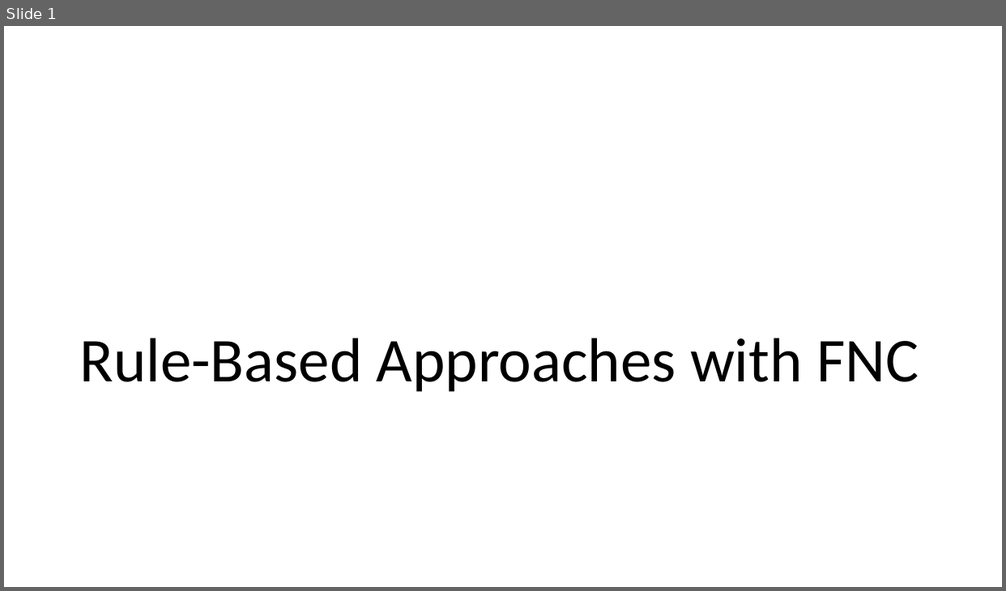
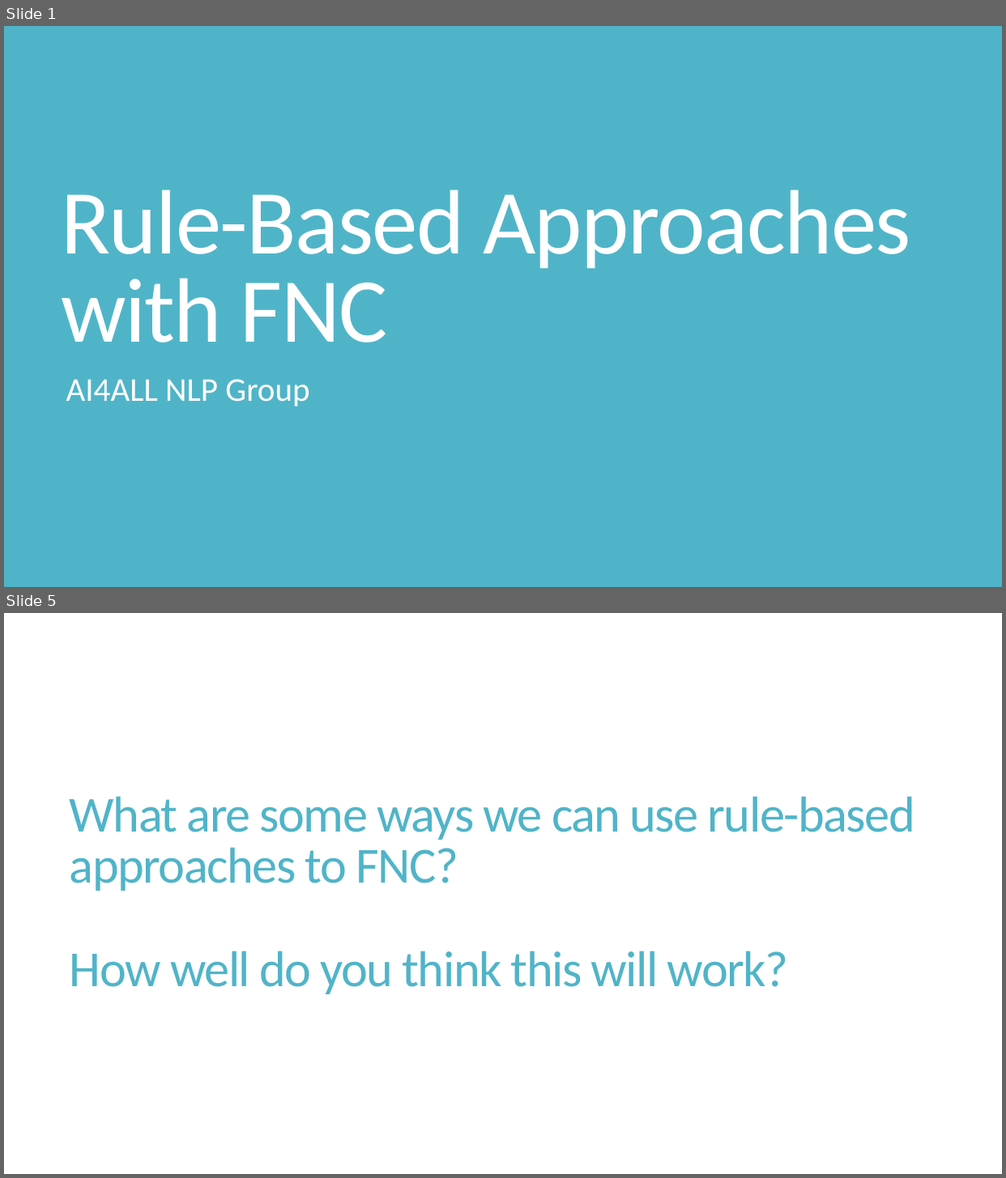
Before and after one commit to cchen23/AI4ALL_NLP, a slide deck: Slides/Day5_Rule_Based_Models_II.pptx. Shown one above the other, each under a label of ours: slide 1 before the commit, slides 1 and 5 after it; the slides between them are not shown. The pictures are 1006x591 and 1006x1178 pixels, drawn with LibreOffice and Linux fonts; fonts in the diff are those of the drawing. Boxes give left, top, right and bottom in pixels: in the first picture for what was removed or moved away, otherwise in the second. Text is boxed around its words. In the diff, an @@ line names an element or a change of style, - is before the commit and + after.

```diff
--- a/Slides/Day5_Rule_Based_Models_II.pptx
+++ b/Slides/Day5_Rule_Based_Models_II.pptx
@@ slide 5 added at <box>4,613,1002,1174</box>, background #FFFFFF @@
@@ title added at <box>70,796,915,995</box>, 48.6 pt, text #50B4C8 @@
+What are some ways we can use rule-based approaches to FNC?
+How well do you think this will work?
@@ slide 1 changed as well @@
@@ background #FFFFFF to #50B4C8 @@
@@ title "Rule-Based Approaches with FNC": place and size @@
-title "Rule-Based Approaches with FNC" at <box>79,338,918,392</box>
+title "Rule-Based Approaches with FNC" at <box>61,190,911,343</box>
@@ title "Rule-Based Approaches with FNC" at <box>61,190,911,343</box>: size 60 to 88 pt, text colour #000000 to #FFFFFF, letter spacing 0 to -1.2 pt; line spacing 0.9 to 0.8 @@
@@ subtitle added at <box>66,379,309,407</box>, 32 pt, text #FFFFFF @@
+AI4ALL NLP Group
```
Also in this commit, not shown: 1 other slide changed, 4 other slides added, 1 slide removed, 12 other files.
